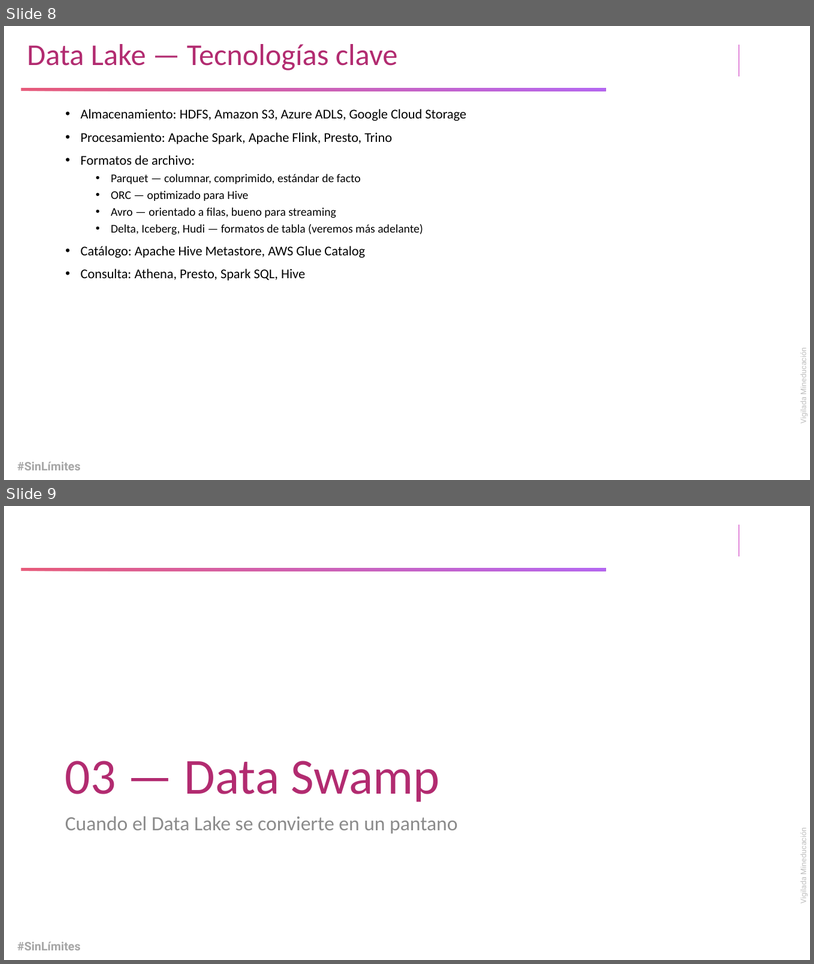
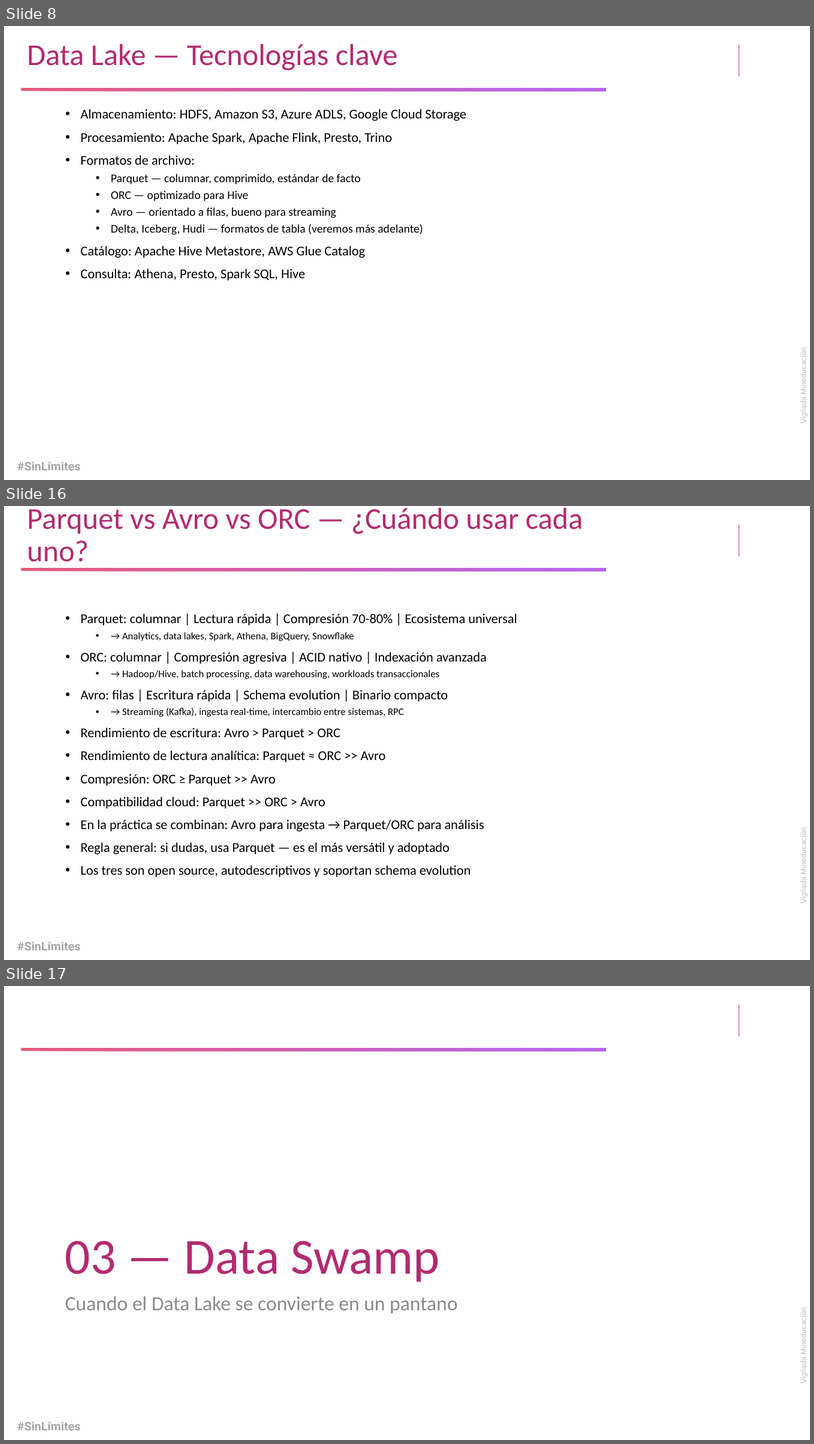
Before and after one commit to LeOsorio123/bigdata-101, a slide deck: resources/lakehouse.pptx. Shown one above the other, each under a label of ours: slides 8 and 9 before the commit, slides 8, 16 and 17 after it; the slides between them are not shown. The pictures are 814x964 and 814x1444 pixels, drawn with LibreOffice and Linux fonts; fonts in the diff are those of the drawing; background and template pictures are left out. Boxes give left, top, right and bottom in pixels: in the first picture for what was removed or moved away, otherwise in the second. Text is boxed around its words. In the diff, an @@ line names an element or a change of style, - is before the commit and + after.

Commit message:
feat(resources): Add Spark 101 presentation and update lakehouse slides
- Add new Spark 101 presentation covering core concepts and architecture
- Update lakehouse presentation with latest content and improvements
- Enhance course materials with comprehensive presentation resources

```diff
--- a/resources/lakehouse.pptx
+++ b/resources/lakehouse.pptx
@@ slide 16 added at <box>4,506,810,960</box>, background #FFFFFF; not listed: 4 template elements that a slide beside it also shows @@
@@ title added at <box>27,508,584,568</box>, 36 pt, text #B22B70 @@
+Parquet vs Avro vs ORC — ¿Cuándo usar cada uno?
@@ text added at <box>81,613,517,877</box>, 16 pt, text #000000 @@
+• Parquet: columnar | Lectura rápida | Compresión 70-80% | Ecosistema universal
+  • → Analytics, data lakes, Spark, Athena, BigQuery, Snowflake
+• ORC: columnar | Compresión agresiva | ACID nativo | Indexación avanzada
+  • → Hadoop/Hive, batch processing, data warehousing, workloads transaccionales
+• Avro: filas | Escritura rápida | Schema evolution | Binario compacto
+  • → Streaming (Kafka), ingesta real-time, intercambio entre sistemas, RPC
+• Rendimiento de escritura: Avro > Parquet > ORC
+• Rendimiento de lectura analítica: Parquet ≈ ORC >> Avro
+• Compresión: ORC ≥ Parquet >> Avro
+• Compatibilidad cloud: Parquet >> ORC > Avro
+• En la práctica se combinan: Avro para ingesta → Parquet/ORC para análisis
+• Regla general: si dudas, usa Parquet — es el más versátil y adoptado
+• Los tres son open source, autodescriptivos y soportan schema evolution
@@ what was slide 9 is now slide 17 @@
```
Also in this commit, not shown: 11 other slides added, 1 other file.
